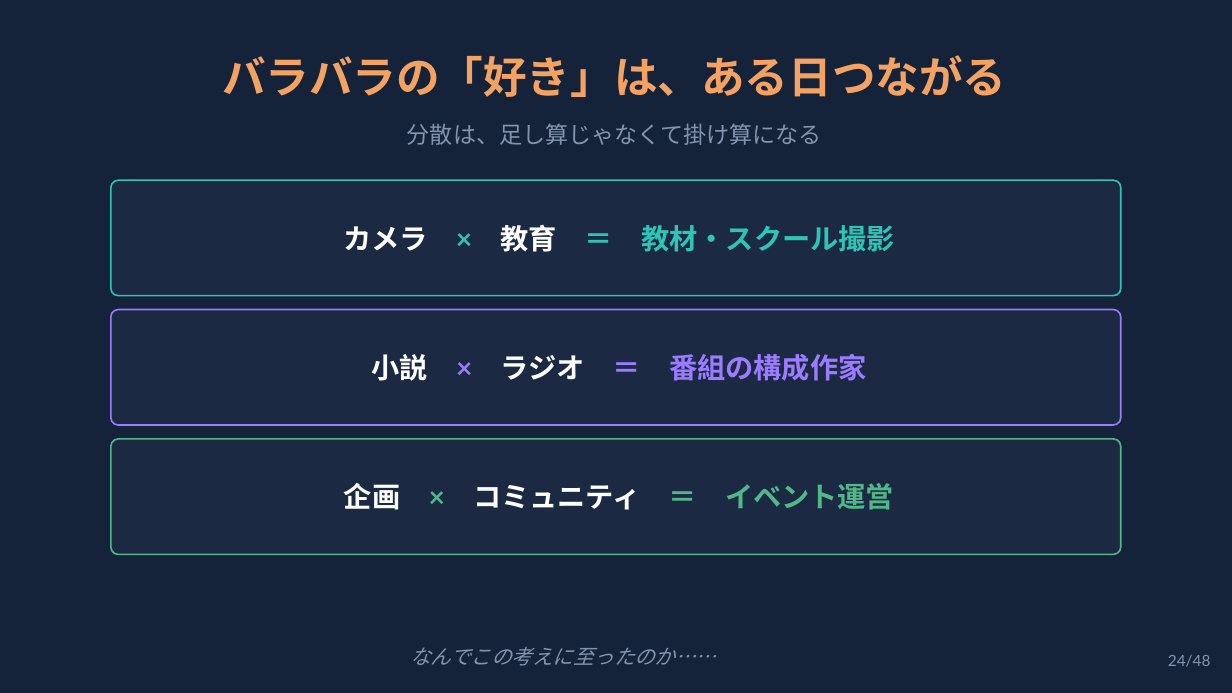
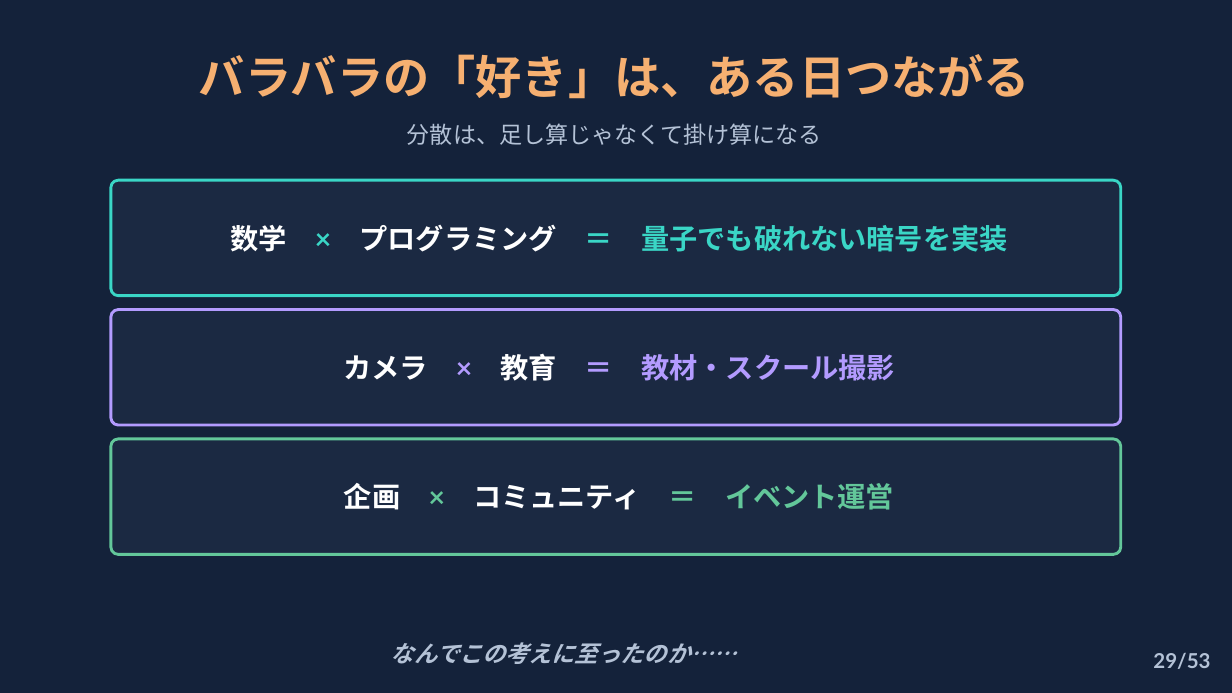
Before and after one commit to syukugennmathto/claude-daily-routines, a slide deck: slide 29 of build/career_talk_setagaya.pptx (slide 24 before the commit). Drawn at 1232x693 pixels with LibreOffice and Linux fonts; fonts in the diff are those of the drawing. Boxes give left, top, right and bottom in pixels: in the first picture for what was removed or moved away, otherwise in the second. Text is boxed around its words. In the diff, an @@ line names an element or a change of style, - is before the commit and + after.

```diff
--- a/build/career_talk_setagaya.pptx
+++ b/build/career_talk_setagaya.pptx
@@ text "バラバラの「好き」は、ある日つながる" at (x1=199, y1=54, x2=1030, y2=99): size 34 to 36 pt, text colour #F4A261 to #F6B071 @@
@@ text "分散は、足し算じゃなくて掛け算になる" at (x1=407, y1=123, x2=822, y2=145): text colour #8294AE to #B4C2D6 @@
@@ rounded rectangle at (x1=111, y1=180, x2=1121, y2=296): outline #2EC4B6 1.25 pt to #3AD6C6 2.25 pt @@
@@ text added at (x1=230, y1=225, x2=1007, y2=252), 22 pt, text #3AD6C6, bold @@
+数学 × プログラミング ＝ 量子でも破れない暗号を実装
@@ rounded rectangle at (x1=111, y1=310, x2=1121, y2=425): outline #9B7BFF 1.25 pt to #B39BFF 2.25 pt @@
@@ text "カメラ × 教育 ＝ 教材・スクール撮影" moved from (x1=343, y1=225, x2=895, y2=252) to (x1=343, y1=354, x2=895, y2=381) @@
@@ text "カメラ × 教育 ＝ 教材・スクール撮影" at (x1=343, y1=354, x2=895, y2=381): text colour #2EC4B6 to #B39BFF in "× ＝ 教材・スクール撮影" @@
@@ text removed at (x1=372, y1=354, x2=866, y2=381) @@
-小説 × ラジオ ＝ 番組の構成作家
@@ rounded rectangle at (x1=111, y1=439, x2=1121, y2=555): outline #52B788 1.25 pt to #63C79A 2.25 pt @@
@@ text "企画 × コミュニティ ＝ イベント運営" at (x1=344, y1=483, x2=894, y2=510): text colour #52B788 to #63C79A in "× ＝ イベント運営" @@
@@ text "なんでこの考えに至ったのか……" at (x1=391, y1=642, x2=736, y2=664): size 16 to 18 pt, text colour #8294AE to #B4C2D6, bold on @@
@@ text at (x1=1153, y1=653, x2=1210, y2=669): text changed; size 12 to 16 pt; text colour #8294AE to #B4C2D6; bold on @@
-24/48
+29/53
```
Also in this commit, not shown: 47 other slides changed, 5 slides added, 3 other files.
